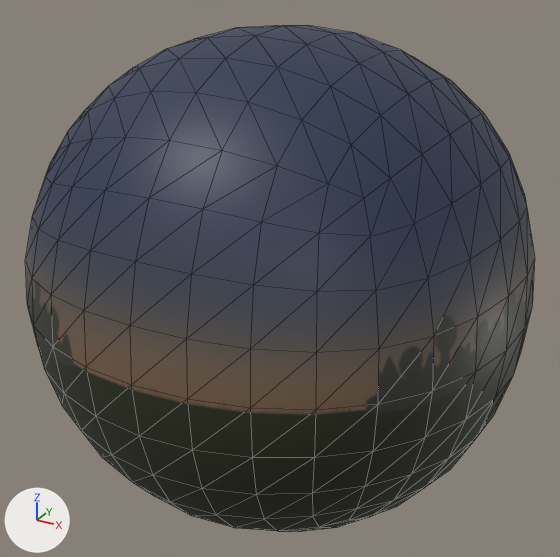
Before and after pictures for a commit that changed the glTF model models/Skybox2.gltf.
Before and after are seen from a 50 mm camera at (104.7, -192.1, 94.7) aimed at (-0.5, -0.8, -1.0). Lighting does not change. The marker at lower left points along +X, +Y and +Z. Mesh edges are drawn as thin lines. Vertices at the same position are counted once.

Names of what the first picture shows: 'Skybox2'.
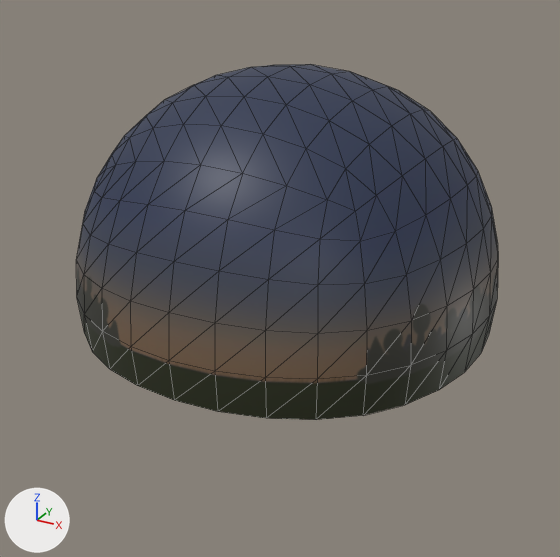
The newer file is also rescaled (x0.85), turned or shifted as a whole; pictures and numbers use the older file's frame.

Edits to the bpy script that builds the scene:
```text
Change me_cube_006:
    used by ob_skybox2; location = (0.0, 0.0, 0.0); scale = (-87.1, -87.1, -87.1)
    remove me_cube_006.from_pydata(...)  # 386 vertices, 768 faces; spans x -0.84..0.84, y -0.84..0.84, z -0.84..0.84
    add me_cube_006.from_pydata(...)  # 241 vertices, 448 faces; spans x -61.26..62.96, y -59.62..64.6, z -11.97..62.11
    me_cube_006 part 1: 386 vertices removed from x -0.84..0.84, y -0.84..0.84, z -0.84..0.84
    me_cube_006 part 2: 241 vertices added at x -61.26..62.96, y -59.62..64.6, z -11.97..62.11
Change ob_skybox2:
    ob_skybox2.scale: (-87.1, -87.1, -87.1) -> (1.0, 1.0, 1.0)
```

Where the change shows, as pixel boxes [x1, y1, x2, y2] in the pictures (560 x 557 px):
'Skybox2', reshaped, rescaled (17% narrower, 30% shorter)
    before: [25, 25, 534, 532]
    after: [76, 64, 498, 420]
part 1 of me_cube_006, deleted
    before: [25, 25, 534, 532]
part 2 of me_cube_006, added
    after: [76, 64, 498, 420]
